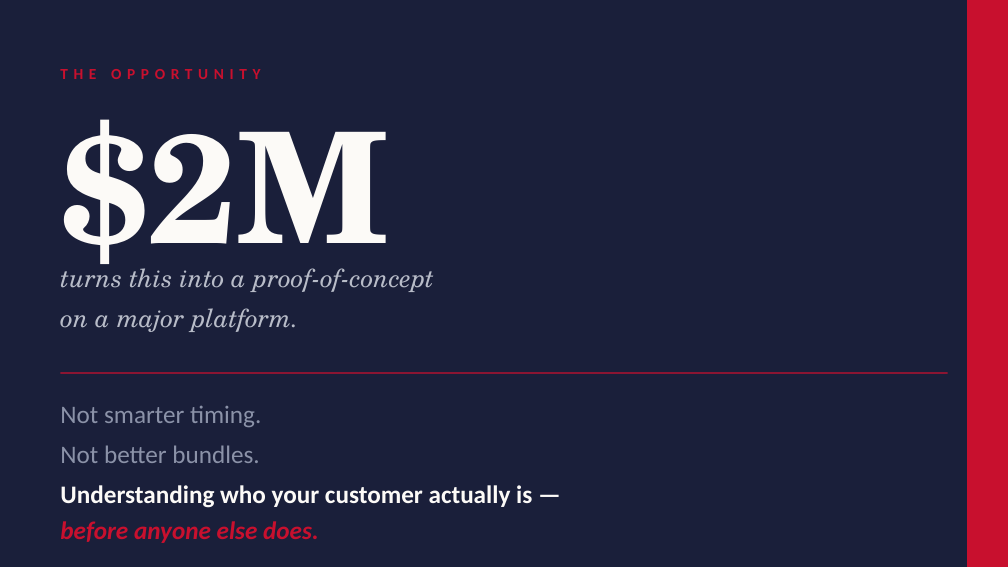
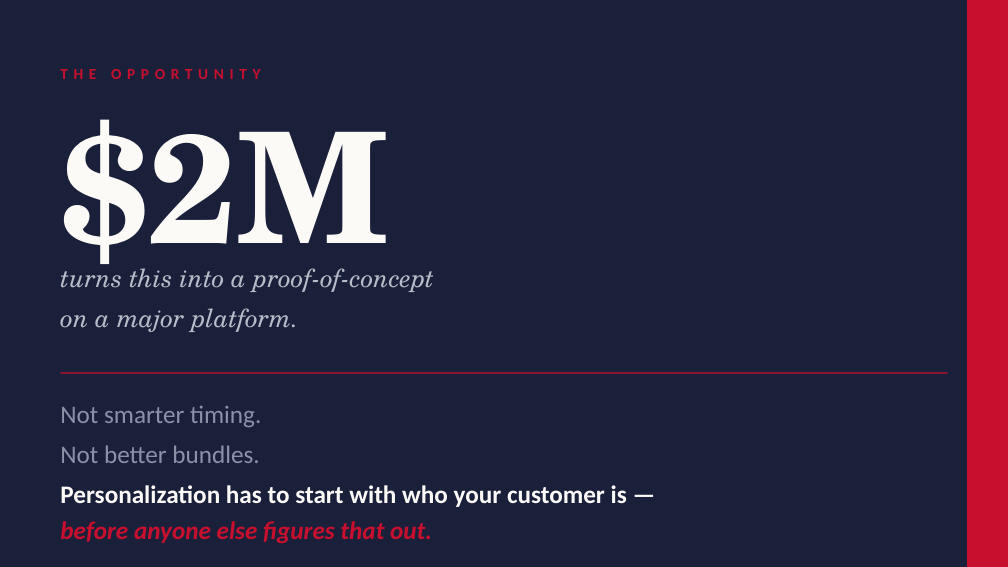
Before and after one commit to ahadh76221/csce676-data-mining-project, a slide deck: slide 6 of shopper_archetypes_pitch.pptx. Drawn at 1008x567 pixels with LibreOffice and Linux fonts; fonts in the diff are those of the drawing. Boxes give left, top, right and bottom in pixels: in the first picture for what was removed or moved away, otherwise in the second. Text is boxed around its words. In the diff, an @@ line names an element or a change of style, - is before the commit and + after.

```diff
--- a/shopper_archetypes_pitch.pptx
+++ b/shopper_archetypes_pitch.pptx
@@ text at box(60, 485, 627, 507): text changed @@
-Understanding who your customer actually is —
+Personalization has to start with who your customer is —
@@ text at box(60, 521, 432, 543): text changed @@
-before anyone else does.
+before anyone else figures that out.
```
Also in this commit, not shown: 3 other slides changed, 2 other files.
